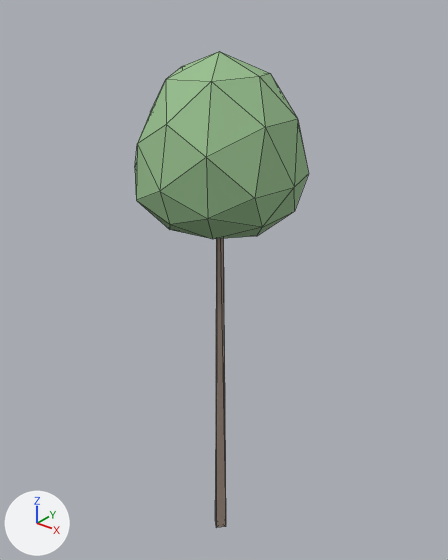
A saved change to the glTF model web/public/models/tree-pine-a-far.glb.
The view is the same before and after, from a camera (50 mm lens) standing at (0.598, -0.759, 1.053) and looking at (-0.024, 0.018, 0.571). Every picture has the same lights, and +X, +Y and +Z are marked at lower left. The older version comes first. Mesh edges are drawn as thin lines. Vertices at exactly the same position are counted once.

The first picture shows 'tree-pine-a-far'.
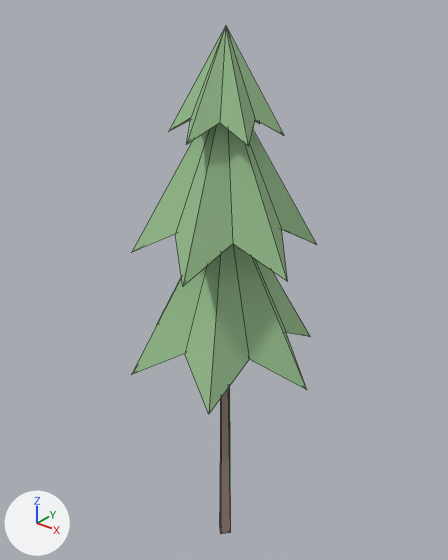
Commit message: Restyle pines as drooping needle sprays on short branches

What changed in the scene script:
```text
Change me_tree_pine_a_far:
    used by ob_tree_pine_a_far; location = (0.0, 0.0, 0.0)
    remove me_tree_pine_a_far.from_pydata(...)  # 52 vertices, 96 faces; spans x -0.149..0.125, y -0.139..0.138, z 0.0..0.957
    add me_tree_pine_a_far.from_pydata(...)  # 52 vertices, 88 faces; spans x -0.174..0.175, y -0.159..0.143, z 0.0..0.993
    me_tree_pine_a_far part 1: the loose piece of 10 vertices spanning x -0.032..-0.002, y -0.016..0.014, z 0.0..0.931 is scaled about its middle by 1.02, then moved by (0.018, -0.007, 0.009)
    me_tree_pine_a_far part 2: the loose piece of 42 vertices spanning x -0.149..0.125, y -0.139..0.138, z 0.668..0.957 is rebuilt with 14 vertices and now spans x -0.15..0.152, y -0.159..0.143, z 0.647..0.918
    me_tree_pine_a_far part 3: a new loose piece of 14 vertices spanning x -0.174..0.175, y -0.159..0.143, z 0.438..0.747, in mat_foliage (greyish green #97bf8e)
    me_tree_pine_a_far part 4: a new loose piece of 14 vertices spanning x -0.077..0.079, y -0.099..0.082, z 0.839..0.993, in mat_foliage (greyish green #97bf8e)
```

Changed parts and their boxes (x1, y1, x2, y2) in the pictures (448 x 560 px; the box of a moved part takes in the faces that stretch with it):
'tree-pine-a-far', reshaped (6% wider, 6% taller)
    before: (135, 51, 309, 528)
    after: (131, 26, 316, 534)
part 1 of me_tree_pine_a_far, moved or reshaped
    before: (215, 238, 226, 528)
    after: (220, 386, 231, 534)
part 2 of me_tree_pine_a_far, rebuilt
    before: (135, 51, 309, 239)
    after: (132, 123, 316, 286)
part 3 of me_tree_pine_a_far, added
    after: (131, 244, 310, 414)
part 4 of me_tree_pine_a_far, added
    after: (168, 26, 284, 147)
